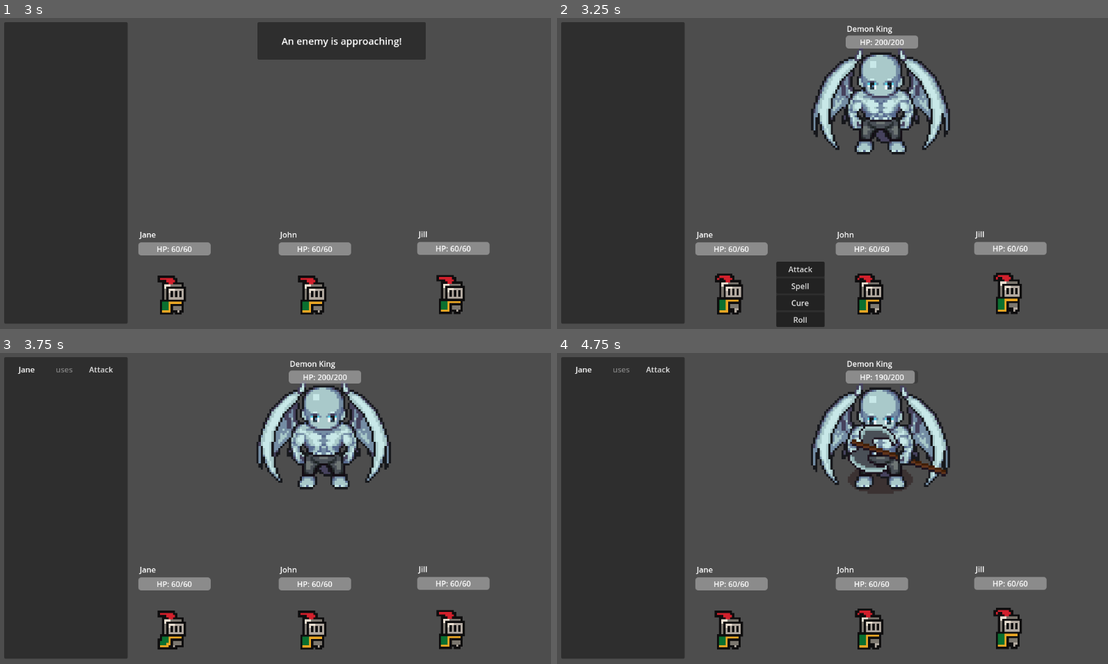
Above: before the commit, frames 1-4 (two rows, left to right).
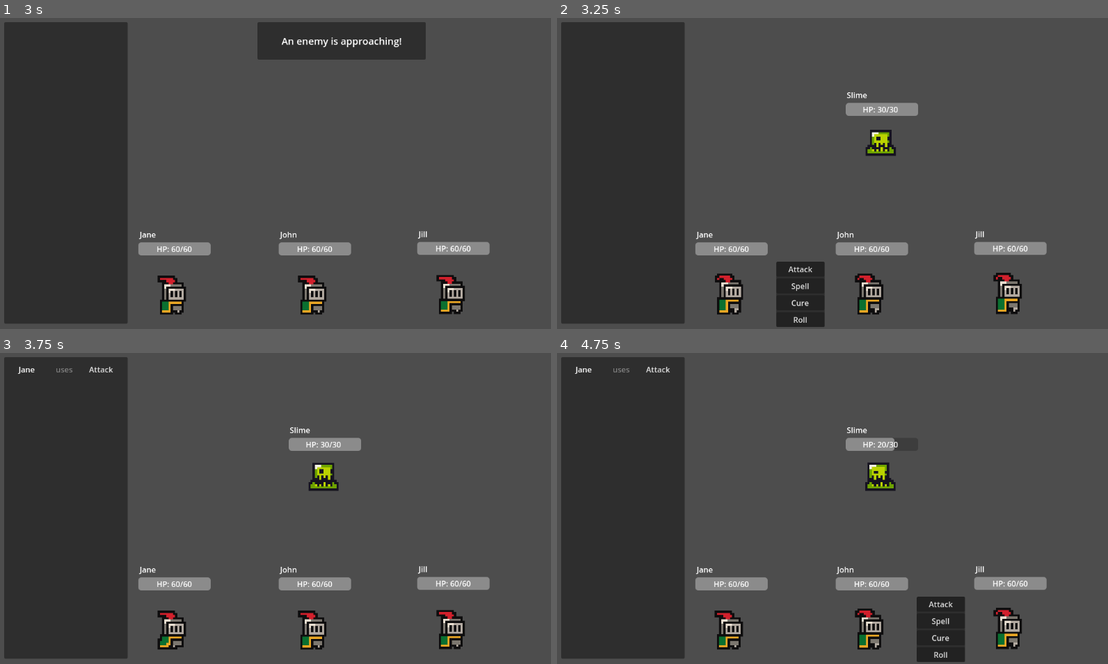
Above: after the commit, the same moments.

Repository: jhobz/rpg-prototype
Game: Godot game, scene res://scenes/game.tscn
Two runs of this game, one before a commit and one after it. Both use one fixed random seed, a clock stepped at 60 frames per second and the inputs below.
Inputs:
- Up to frame 1 (3 s): tap Enter at 0.5 s
- Up to frame 2 (3.25 s): no input
- Up to frame 3 (3.75 s): click "Attack" at 3.5 s
- Up to frame 4 (4.75 s): no input

Frame 1 is identical in both runs. In frame 2, 5.9% of the frame differs, in the area x 46-72%, y 2-45%; in frame 3, 5.8%; in frame 4, 7.7%, in the area x 46-74%, y 2-100%.

Commit message:
ok it's fixed

Diff:
--- a/logic/game_states/BattleSetup.gd
+++ b/logic/game_states/BattleSetup.gd
@@ -39,7 +39,7 @@
 	var enemy: Node2D = battle.enemies[0].instantiate()
 	enemies.add_character(enemy)
 	game_manager.current_enemy = enemy
-	enemy.position = Vector2(96, -174)
+	enemy.position = Vector2(96, -90)
 
 	next_battle += 1
 	battle_idle_state.init()
--- a/scenes/Character/Characters/Enemies/demon_king.tscn
+++ b/scenes/Character/Characters/Enemies/demon_king.tscn
@@ -265,6 +265,7 @@
 grow_vertical = 2
 
 [node name="NameLabel" type="Label" parent="GUIComponent"]
+layout_mode = 0
 offset_left = -70.0
 offset_top = -138.0
 offset_right = -30.0
--- a/scenes/Character/Characters/Enemies/slime.tscn
+++ b/scenes/Character/Characters/Enemies/slime.tscn
@@ -62,6 +62,7 @@
 grow_vertical = 2
 
 [node name="NameLabel" type="Label" parent="GUIComponent"]
+layout_mode = 0
 offset_left = -70.0
 offset_top = -84.0
 offset_right = -30.0
--- a/scenes/game.tscn
+++ b/scenes/game.tscn
@@ -1,10 +1,9 @@
-[gd_scene load_steps=25 format=3 uid="uid://b33y6mn6fv2mw"]
+[gd_scene load_steps=24 format=3 uid="uid://b33y6mn6fv2mw"]
 
 [ext_resource type="Script" uid="uid://c4t4igimji1m2" path="res://logic/state_machine.gd" id="1_lbhrr"]
 [ext_resource type="Script" uid="uid://da38x83w6ofja" path="res://scenes/game_manager.gd" id="1_uwrxv"]
 [ext_resource type="Script" uid="uid://uf3whsb6co7i" path="res://logic/game_states/EncounterSetup.gd" id="3_ir15t"]
 [ext_resource type="Script" uid="uid://bfays8ylln5is" path="res://logic/game_states/BattleIdle.gd" id="3_u5sy4"]
-[ext_resource type="Resource" uid="uid://donyrf18cmxg7" path="res://data/Runs/debug_run.tres" id="4_37s47"]
 [ext_resource type="Script" uid="uid://p7m0esl5q5im" path="res://logic/game_states/BattleSetup.gd" id="4_ca42v"]
 [ext_resource type="Script" uid="uid://csoovgukgfds2" path="res://logic/game_states/CharacterTurn.gd" id="4_gee14"]
 [ext_resource type="Script" uid="uid://mkypjgonbgn7" path="res://logic/turn_states/turn_start.gd" id="7_264po"]
@@ -53,7 +52,6 @@
 
 [node name="EncounterSetup" type="Node" parent="GameStateMachine" node_paths=PackedStringArray("battle_setup_state", "run_complete_state")]
 script = ExtResource("3_ir15t")
-run = ExtResource("4_37s47")
 battle_setup_state = NodePath("../BattleSetup")
 run_complete_state = NodePath("../RunComplete")
 metadata/_custom_type_script = "uid://drjq2ahjmnkhw"
